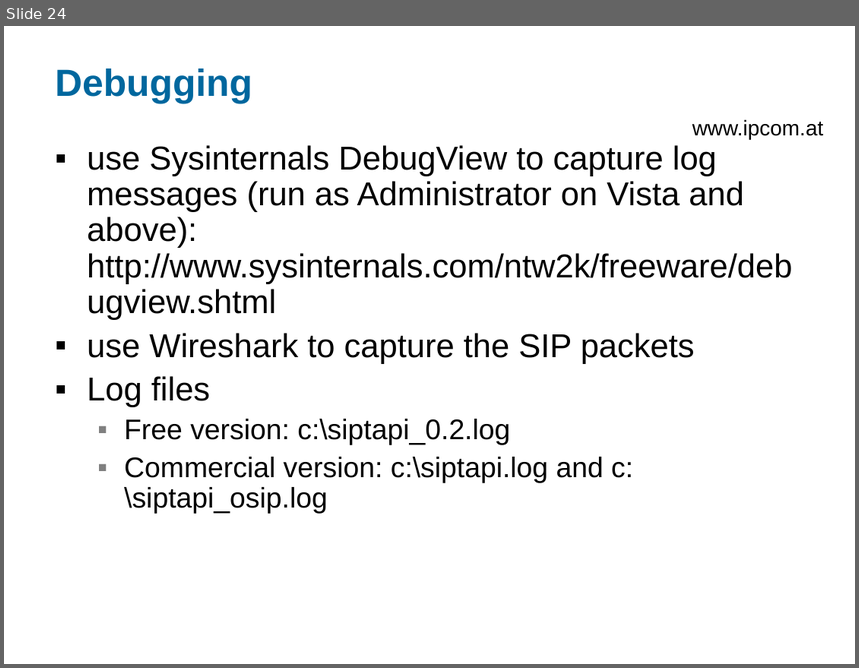
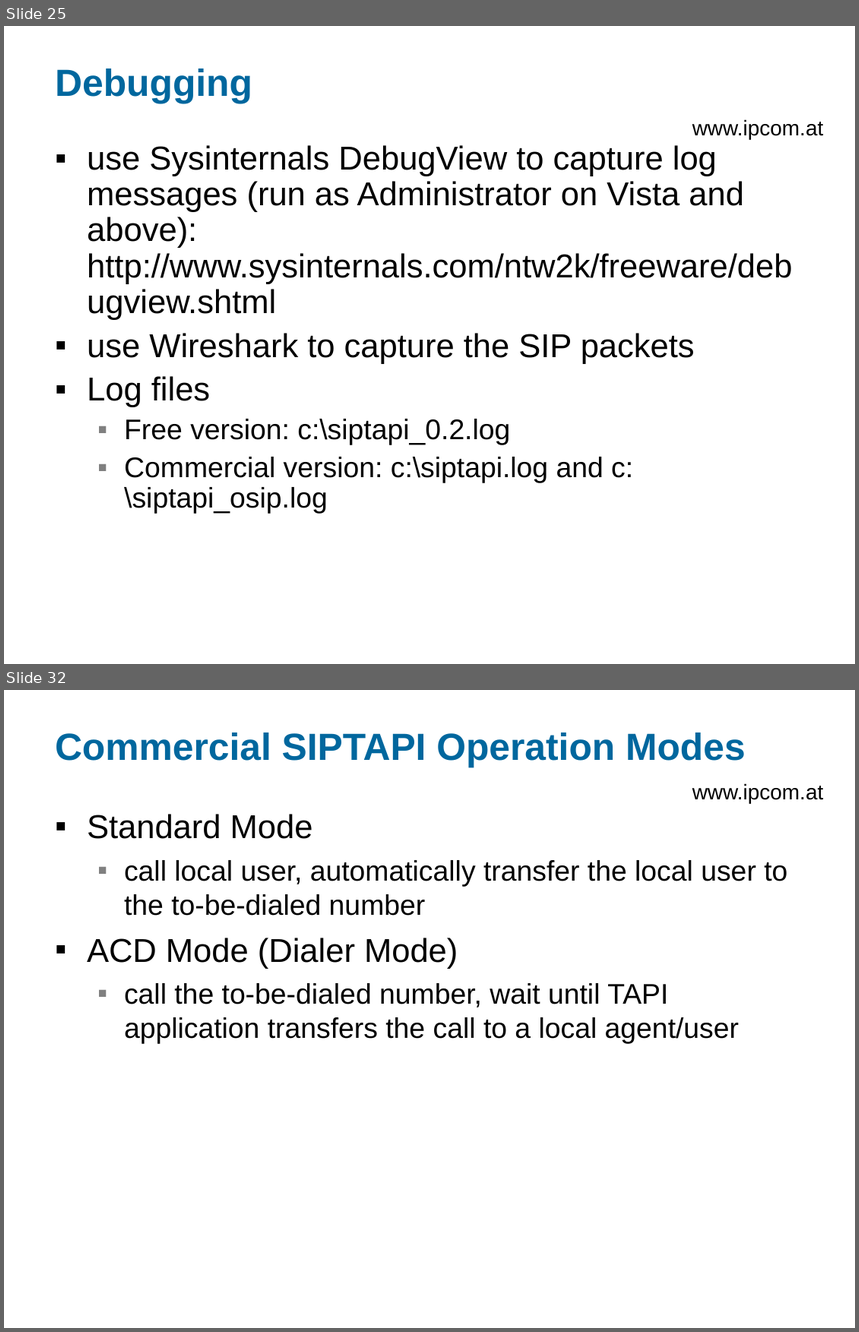
Before and after one commit to egilkh/siptapi, a slide deck: doc/SIPTAPI-README.ppt. Shown one above the other, each under a label of ours: slide 24 before the commit, slides 25 and 32 after it; the slides between them are not shown. The pictures are 859x668 and 859x1332 pixels, drawn with LibreOffice and Linux fonts; fonts in the diff are those of the drawing; background and template pictures are left out. Boxes give left, top, right and bottom in pixels: in the first picture for what was removed or moved away, otherwise in the second. Text is boxed around its words. In the diff, an @@ line names an element or a change of style, - is before the commit and + after.

Commit message:
READMe now also contains the description of the commercial SIPTAPI

```diff
--- a/doc/SIPTAPI-README.ppt
+++ b/doc/SIPTAPI-README.ppt
@@ slide 32 added at <box>4,690,855,1328</box>, background #FFFFFF; not listed: 1 template element that a slide beside it also shows @@
@@ title added at <box>55,733,746,768</box>, 32 pt, text #00679E, bold @@
+Commercial SIPTAPI Operation Modes
@@ text added at <box>87,814,788,1043</box>, 24 pt, text #000000 @@
+▪ Standard Mode
+  ▪ call local user, automatically transfer the local user to the to-be-dialed number
+▪ ACD Mode (Dialer Mode)
+  ▪ call the to-be-dialed number, wait until TAPI application transfers the call to a local agent/user
@@ what was slide 24 is now slide 25 @@
```
Also in this commit, not shown: 3 slides changed, 17 other slides added, 1 slide removed, 1 other file.
